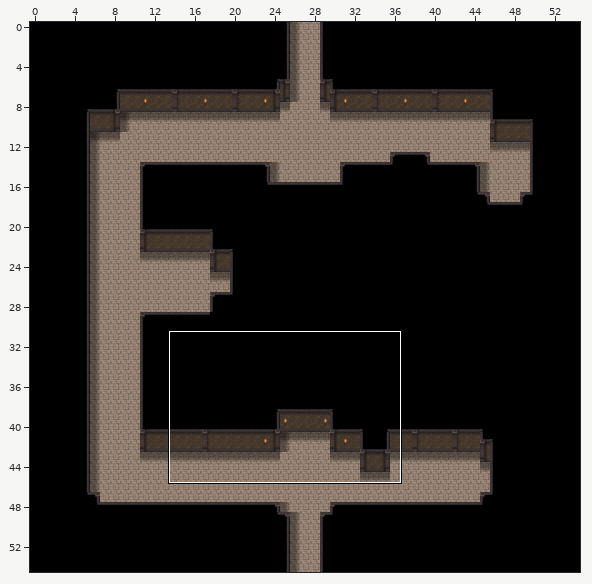
An edit to a level. Tiled map (JSON), public/map/underpass8.json. The first picture is a wide view before the edit; the outline marks the close-up.
Close-up. First the earlier version:
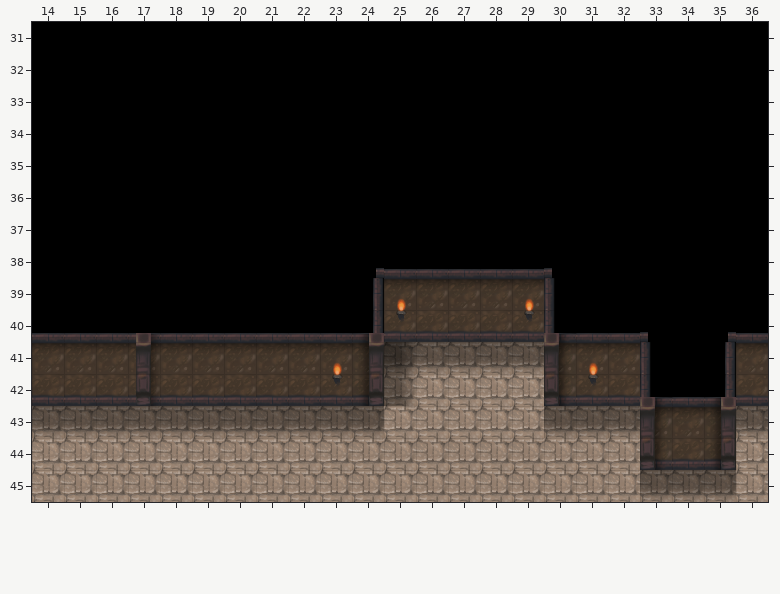
Cells are 32x32 px. Shown: x 14..36, y 31..45.
The result:
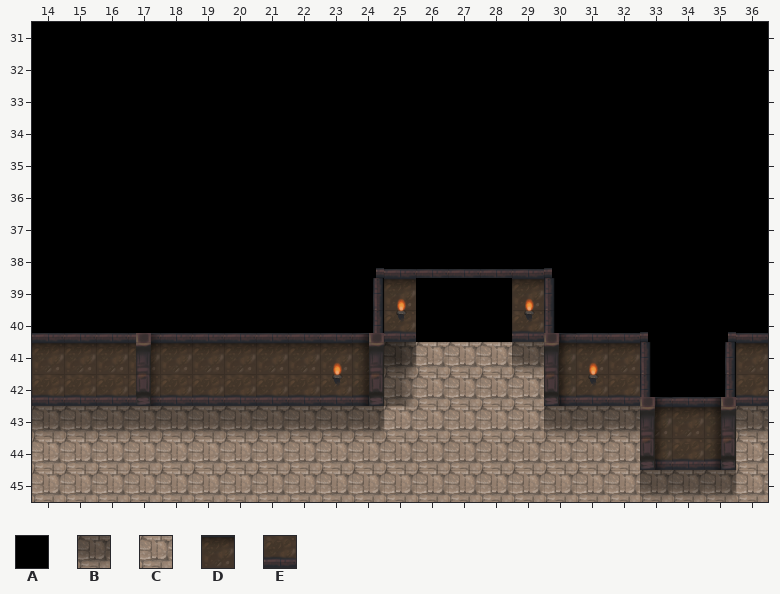
Key: from "underpass": A 11, B 26, C 36, D 41, E 51.
_ is an empty cell, . an unchanged one.
Changes in this commit:
--- layer "layer1"
@@ x 26..28 @@
-41 BBB
+41 CCC
--- layer "layer3"
@@ x 26..28 @@
-39 DDD
-40 EEE
+39 AAA
+40 AAA
Boxes around the changes in both close-ups, in picture pixels (x1, y1, x2, y2):
changed: (416, 278, 512, 374)
